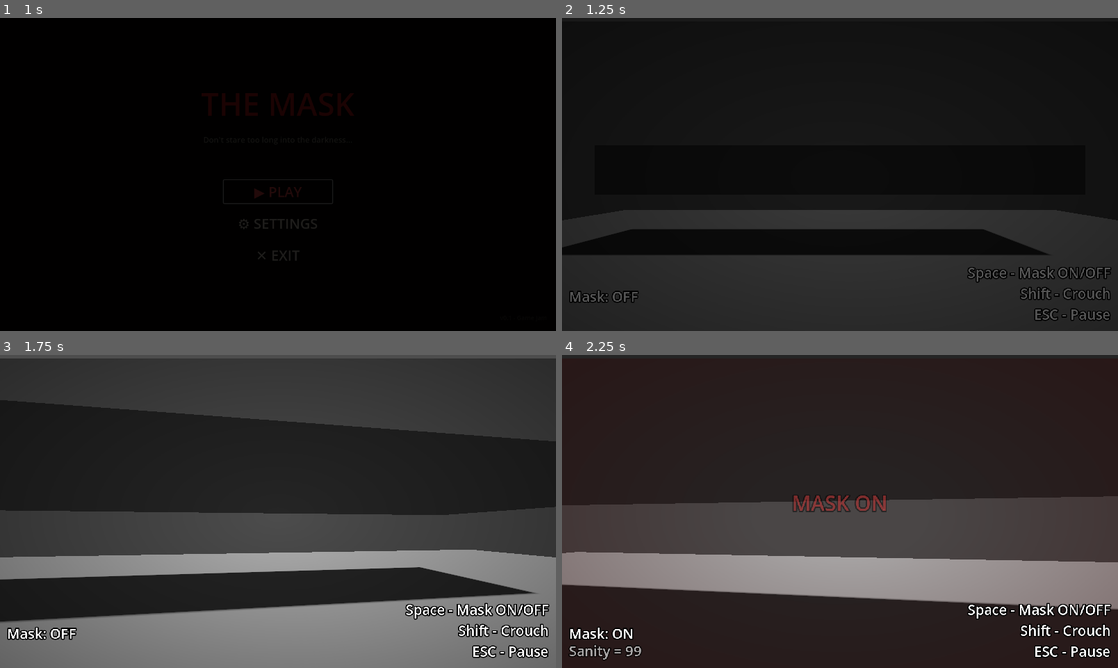
Above: before the commit, frames 1-4 (two rows, left to right).
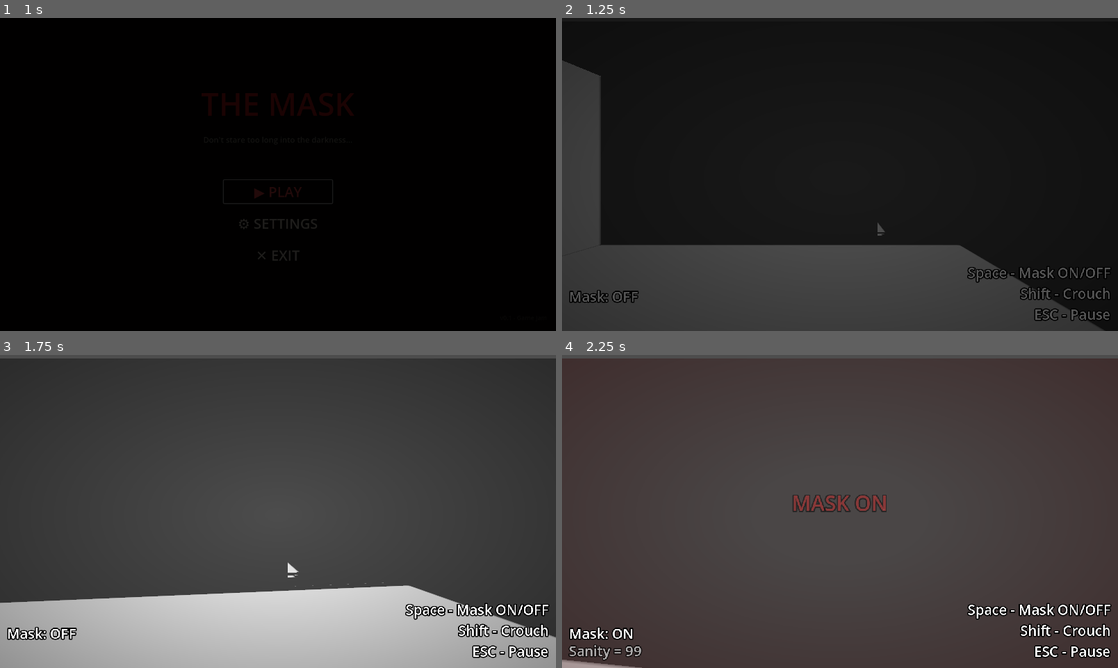
Above: after the commit, the same moments.

Repository: SimoneMicillo/mask-jam-red-devs
Game: Godot game, scene res://UI/MainMenu/main_menu.tscn
The game is run twice, just before and just after one commit, with the same random seed, the same clock (stepped at 60 frames per second) and the same inputs. The engine's default icon, where the game draws it, is replaced by a stand-in: a white triangle on a blue panel in a dark square.
Inputs (mouse positions are in pixels of both pictures, inside the frame that each line leads up to):
- Up to frame 1 (1 s): click "▶ PLAY" at 0.5 s
- Up to frame 2 (1.25 s): no input
- Up to frame 3 (1.75 s): tap Enter at 1.25 s; move the mouse to (305, 511) at 1.27 s; hold Up (ui_up) from 1.28 s (still down); tap Shift (crouch) at 1.35 s
- Up to frame 4 (2.25 s): keep holding Up (ui_up); move the mouse to (812, 511) at 2.02 s; tap Space (toggle_mask) at 2.1 s

Frame 1 is identical in both runs. In frame 2, 13% of the frame differs, in the area x 0-100%, y 13-86%; in frame 3, 64%; in frame 4, 77%, in the area x 0-100%, y 0-100%.

Commit message:
[END] Added Map

Diff:
--- a/MainScene/main.tscn
+++ b/MainScene/main.tscn
@@ -9,14 +9,9 @@
 [ext_resource type="PackedScene" uid="uid://cyu6cq5xuu3tj" path="res://UI/PauseMenu/pause_menu.tscn" id="7_pause"]
 [ext_resource type="PackedScene" uid="uid://mds354b75q1q" path="res://UI/Shared/death_screen.tscn" id="8_death"]
 [ext_resource type="PackedScene" uid="uid://b05mgyb2eep3f" path="res://UI/QTE/qte_system.tscn" id="9_0xrwe"]
+[ext_resource type="PackedScene" uid="uid://ct2e0h3wxwujt" path="res://Scenary/mappa.tscn" id="10_cvl78"]
 
 [sub_resource type="Environment" id="Environment_ig7tw"]
-
-[sub_resource type="PlaneMesh" id="PlaneMesh_ig7tw"]
-size = Vector2(20, 20)
-
-[sub_resource type="BoxShape3D" id="BoxShape3D_h2yge"]
-size = Vector3(20, 0.1, 20)
 
 [sub_resource type="ShaderMaterial" id="ShaderMaterial_b8f1d"]
 shader = ExtResource("5_phgjk")
@@ -26,12 +21,6 @@
 shader_parameter/tintIntensity = 0.0
 
 [sub_resource type="CanvasTexture" id="CanvasTexture_phgjk"]
-
-[sub_resource type="BoxShape3D" id="BoxShape3D_rg2y2"]
-size = Vector3(10, 1, 2)
-
-[sub_resource type="BoxMesh" id="BoxMesh_rg2y2"]
-size = Vector3(10, 1, 2)
 
 [node name="Main" type="Node3D"]
 script = ExtResource("1_ig7tw")
@@ -43,16 +32,8 @@
 [node name="WorldEnvironment" type="WorldEnvironment" parent="."]
 environment = SubResource("Environment_ig7tw")
 
-[node name="MeshInstance3D" type="MeshInstance3D" parent="."]
-mesh = SubResource("PlaneMesh_ig7tw")
-
-[node name="StaticBody3D" type="StaticBody3D" parent="MeshInstance3D"]
-
-[node name="CollisionShape3D" type="CollisionShape3D" parent="MeshInstance3D/StaticBody3D"]
-shape = SubResource("BoxShape3D_h2yge")
-
 [node name="Player" parent="." instance=ExtResource("2_0xm2m")]
-transform = Transform3D(1, 0, 0, 0, 1, 0, 0, 0, 1, 0, 1, 0)
+transform = Transform3D(1, 0, 0, 0, 1, 0, 0, 0, 1, 0, 1, 4)
 
 [node name="Sprite3D" type="Sprite3D" parent="."]
 transform = Transform3D(2, 0, 0, 0, 2, 0, 0, 0, 2, 0, 1.4091982, 7.018498)
@@ -146,13 +127,7 @@
 
 [node name="DeathScreen" parent="." instance=ExtResource("8_death")]
 
-[node name="Crouch Tester" type="StaticBody3D" parent="."]
-transform = Transform3D(1, 0, 0, 0, 1, 0, 0, 0, 1, 0, 1.7418778, -5.5869455)
+[node name="QteSystem" parent="." instance=ExtResource("9_0xrwe")]
 
-[node name="CollisionShape3D" type="CollisionShape3D" parent="Crouch Tester"]
-shape = SubResource("BoxShape3D_rg2y2")
-
-[node name="MeshInstance3D" type="MeshInstance3D" parent="Crouch Tester"]
-mesh = SubResource("BoxMesh_rg2y2")
-
-[node name="QteSystem" parent="." instance=ExtResource("9_0xrwe")]
+[node name="mappa" parent="." instance=ExtResource("10_cvl78")]
+transform = Transform3D(0.4, 0, 0, 0, 0.4, 0, 0, 0, 0.4, 12, 2, 4)
Not shown: 1 places in MainScene/main.tscn that only renumber resources
